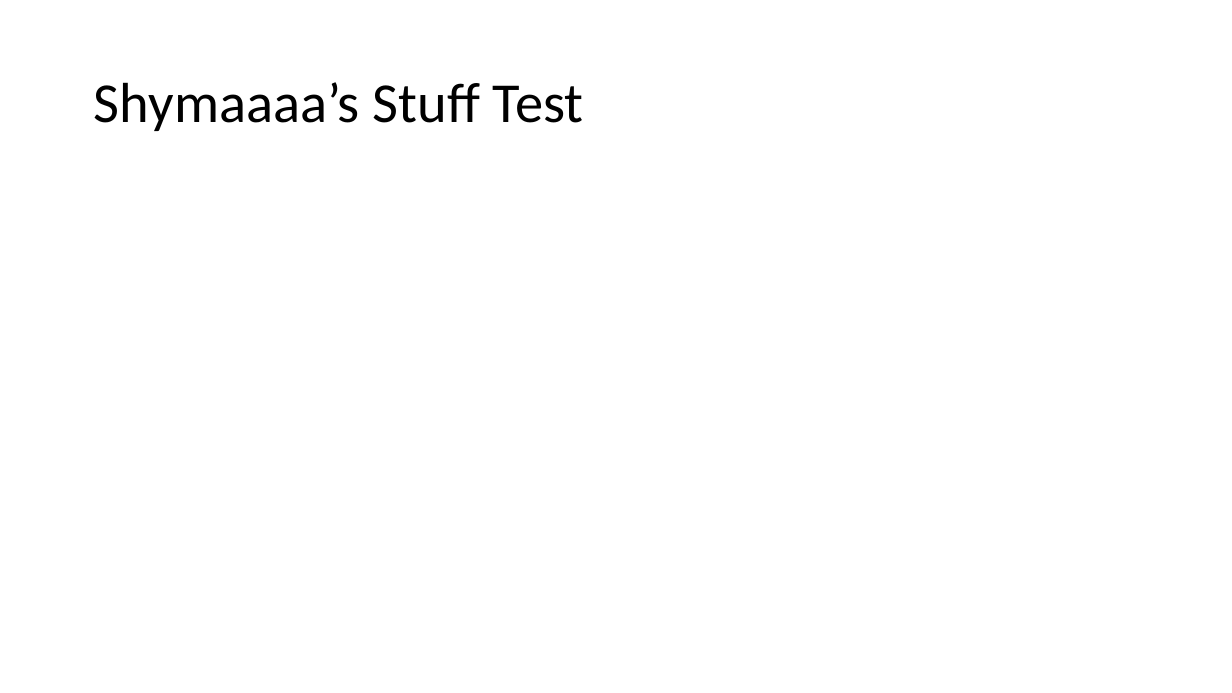
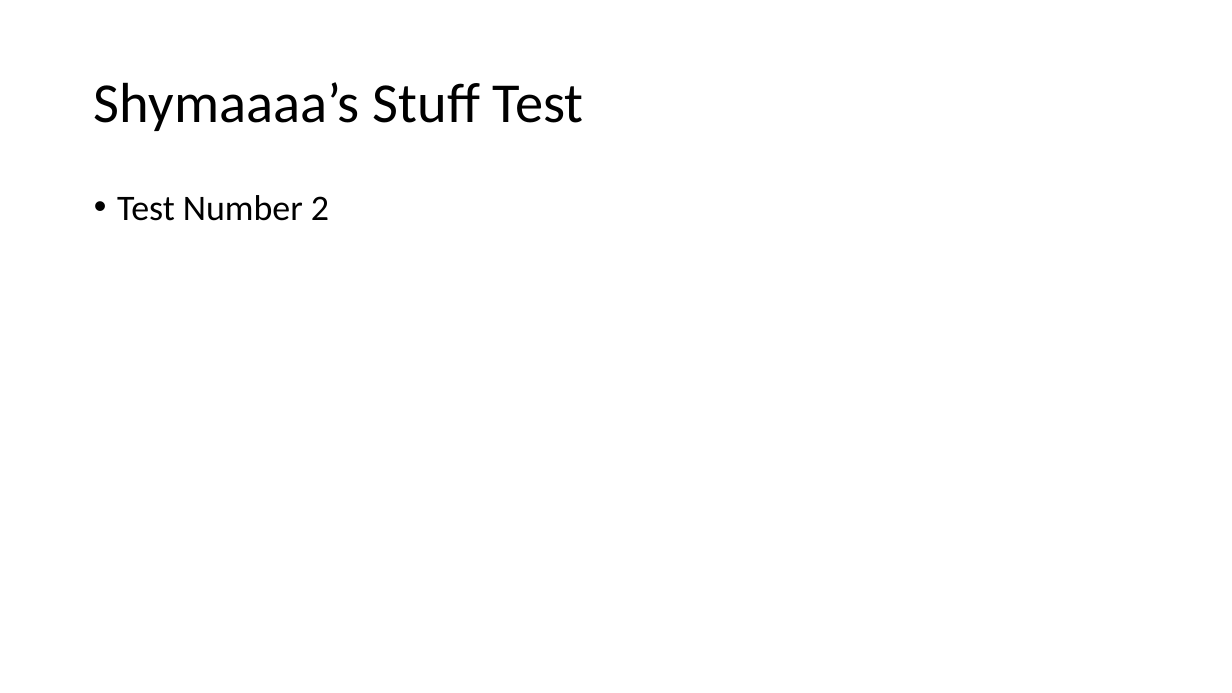
Before and after one commit to usd17093/TestGit, a slide deck: slide 2 of People Section.pptx. Drawn at 1232x693 pixels with LibreOffice and Linux fonts; fonts in the diff are those of the drawing. Boxes give left, top, right and bottom in pixels: in the first picture for what was removed or moved away, otherwise in the second. Text is boxed around its words. In the diff, an @@ line names an element or a change of style, - is before the commit and + after.

Commit message:
Edited

```diff
--- a/People Section.pptx
+++ b/People Section.pptx
@@ text added at [117, 195, 329, 221], 28 pt, text #000000 @@
+• Test Number 2
```
